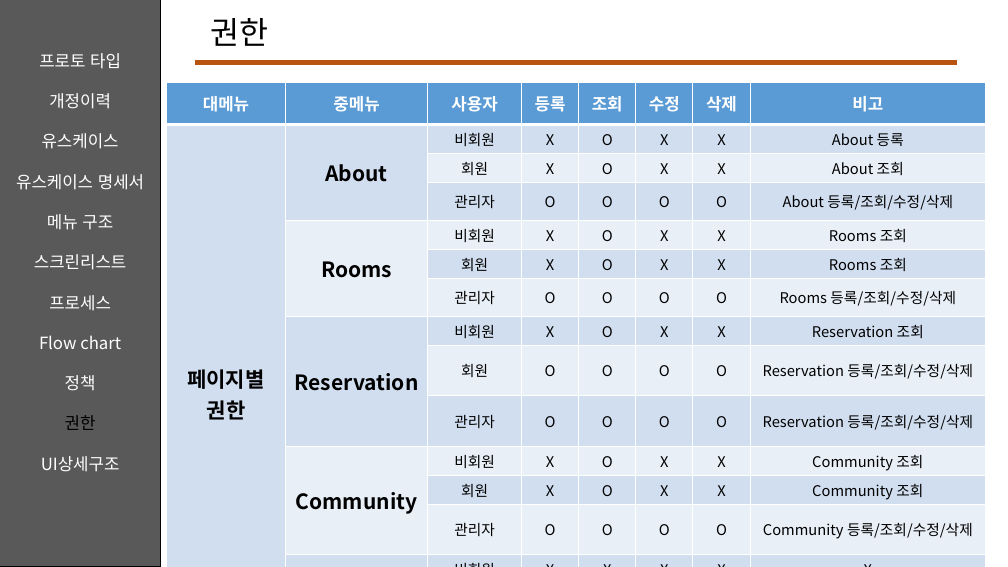
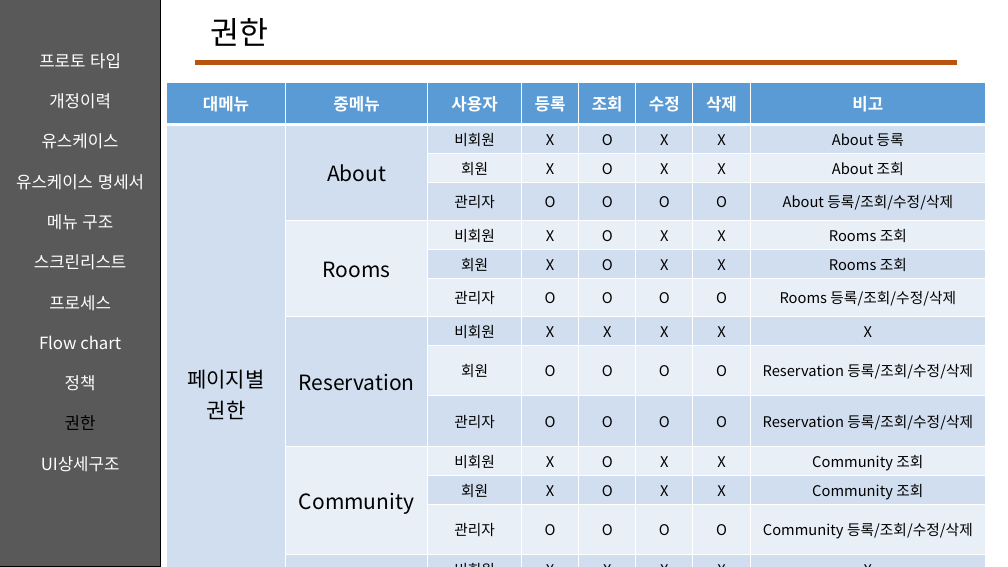
Before and after one commit to JeongJason/Camping-Story, a slide deck: slide 11 of 스토리 보드 - Final.pptx. Drawn at 1008x567 pixels with LibreOffice and Linux fonts; fonts in the diff are those of the drawing. Boxes give left, top, right and bottom in pixels: in the first picture for what was removed or moved away, otherwise in the second. Text is boxed around its words. In the diff, an @@ line names an element or a change of style, - is before the commit and + after.

```diff
--- a/스토리 보드 - Final.pptx
+++ b/스토리 보드 - Final.pptx
@@ table at [166,82,988,554] @@
-row 8, column 5: O
+row 8, column 5: X
-row 8, column 8: Reservation 조회
+row 8, column 8: X
@@ bold off in "페이지별", "권한", "About", "Rooms" and 3 more places @@
```
Also in this commit, not shown: 2 other slides changed, 1 other file.
